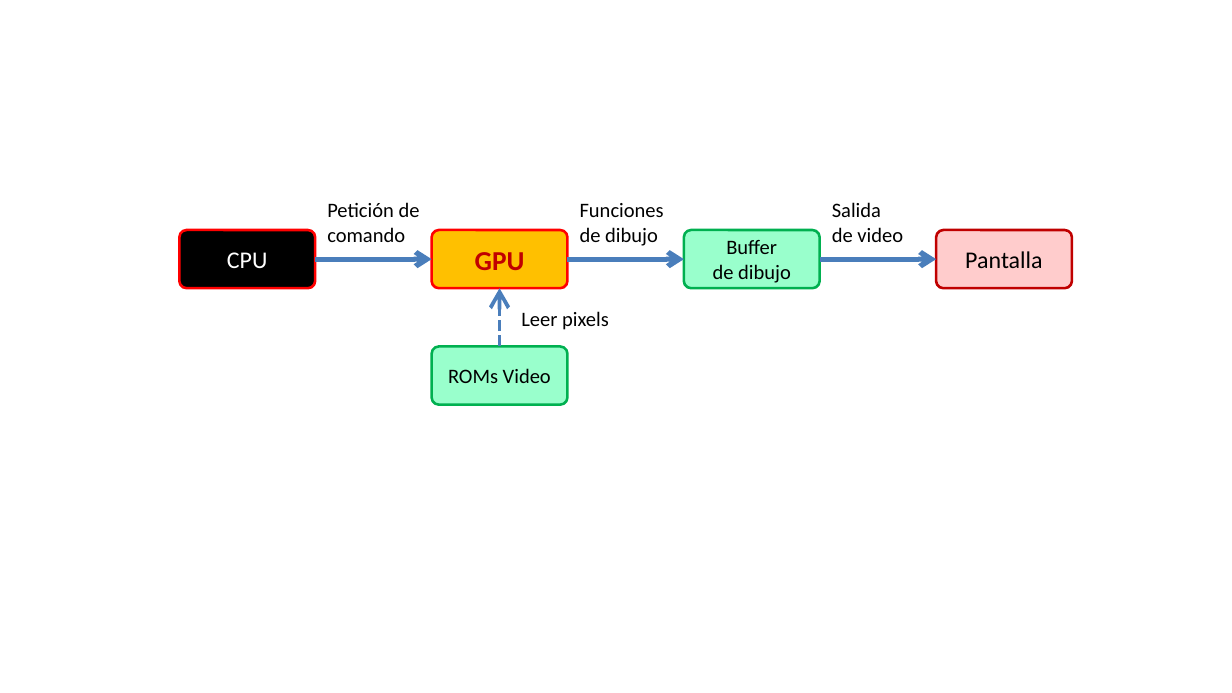
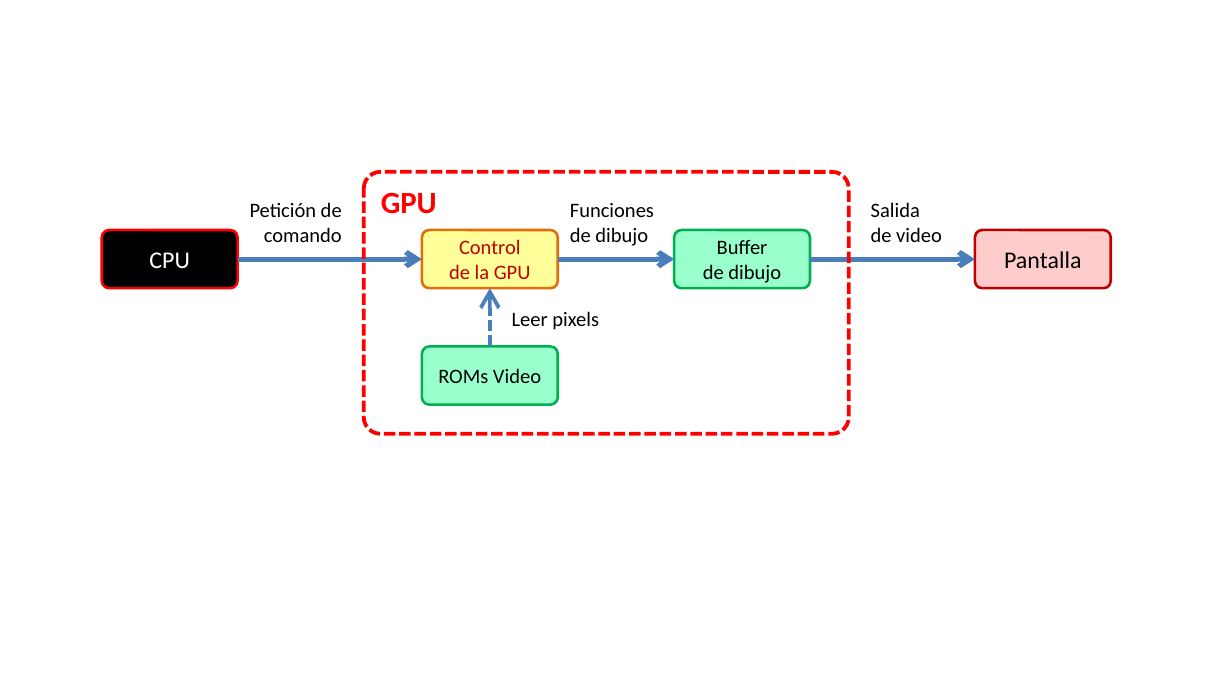
Before and after one commit to vircon32/Vircon32Documents, a slide deck: slide 2 of Specification/Spanish/Editable source images/Imágenes Spec Parte 4 - GPU.pptx. Drawn at 1232x693 pixels with LibreOffice and Linux fonts; fonts in the diff are those of the drawing. Boxes give left, top, right and bottom in pixels: in the first picture for what was removed or moved away, otherwise in the second. Text is boxed around its words. In the diff, an @@ line names an element or a change of style, - is before the commit and + after.

```diff
--- a/Specification/Spanish/Editable source images/Imágenes Spec Parte 4 - GPU.pptx
+++ b/Specification/Spanish/Editable source images/Imágenes Spec Parte 4 - GPU.pptx
@@ rounded rectangle added at (363,172,849,435), outline #FF0000 2.25 pt dashed, 18 pt, text #FF0000, bold @@
+GPU
@@ text "Petición de comando": place and size @@
-text "Petición de comando" at (327,202,420,242)
+text "Petición de comando" at (250,202,342,242)
@@ text "Petición de comando" at (250,202,342,242): alignment left to right @@
@@ text "Salida de video": place and size @@
-text "Salida de video" at (832,202,903,242)
+text "Salida de video" at (871,202,942,242)
@@ rounded rectangle "CPU": place and size @@
-rounded rectangle "CPU" at (180,230,315,288)
+rounded rectangle "CPU" at (102,230,238,288)
@@ 3 rounded rectangles, 2 texts, 2 arrows: place and size @@
-3 rounded rectangles, 2 texts, 2 arrows at (431,203,819,404)
+3 rounded rectangles, 2 texts, 2 arrows at (423,203,809,404)
@@ rounded rectangle "Control" at (423,230,558,288): fill #FFC000 to #FFFF99; outline #FF0000 1.5 pt to #E46C0A 1.5 pt @@
@@ text in rounded rectangle at (449,239,531,279): text changed; size 16 to 12 pt; bold off @@
-GPU
+Control
+de la GPU
@@ rounded rectangle "Pantalla": place and size @@
-rounded rectangle "Pantalla" at (936,230,1072,288)
+rounded rectangle "Pantalla" at (975,230,1110,288)
@@ arrow moved from (315, 259) - (431, 259) to (238, 259) - (423, 259) @@
@@ arrow moved from (819, 259) - (936, 259) to (809, 259) - (975, 259) @@
```
Also in this commit, not shown: 1 other slide changed, 8 other files.
